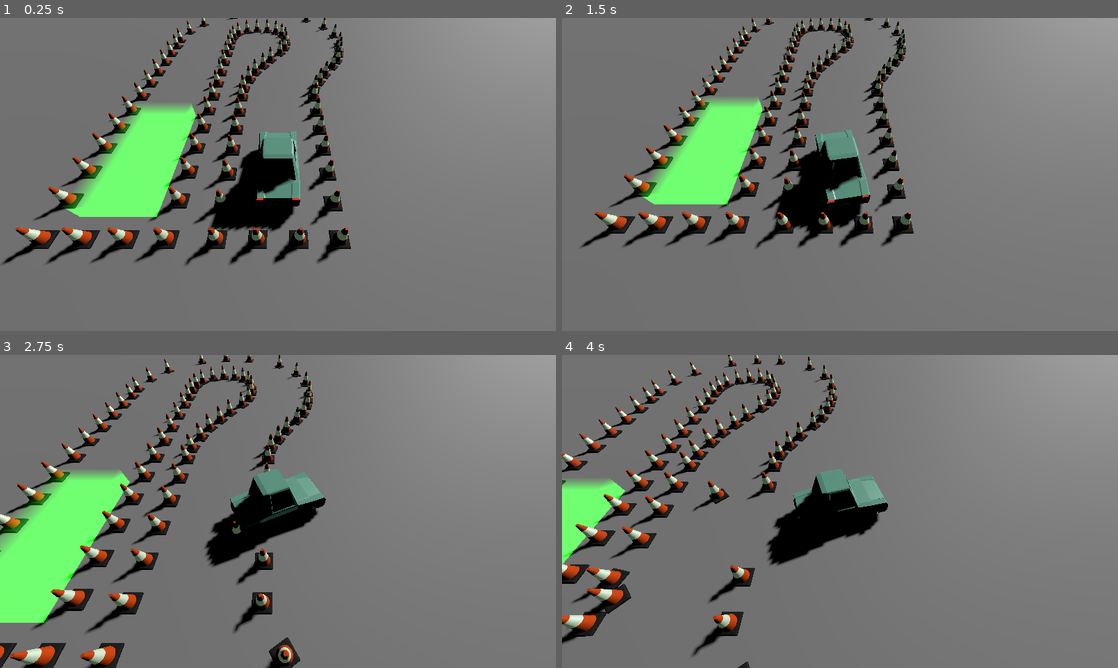
Above: before the commit, frames 1-4 (two rows, left to right).
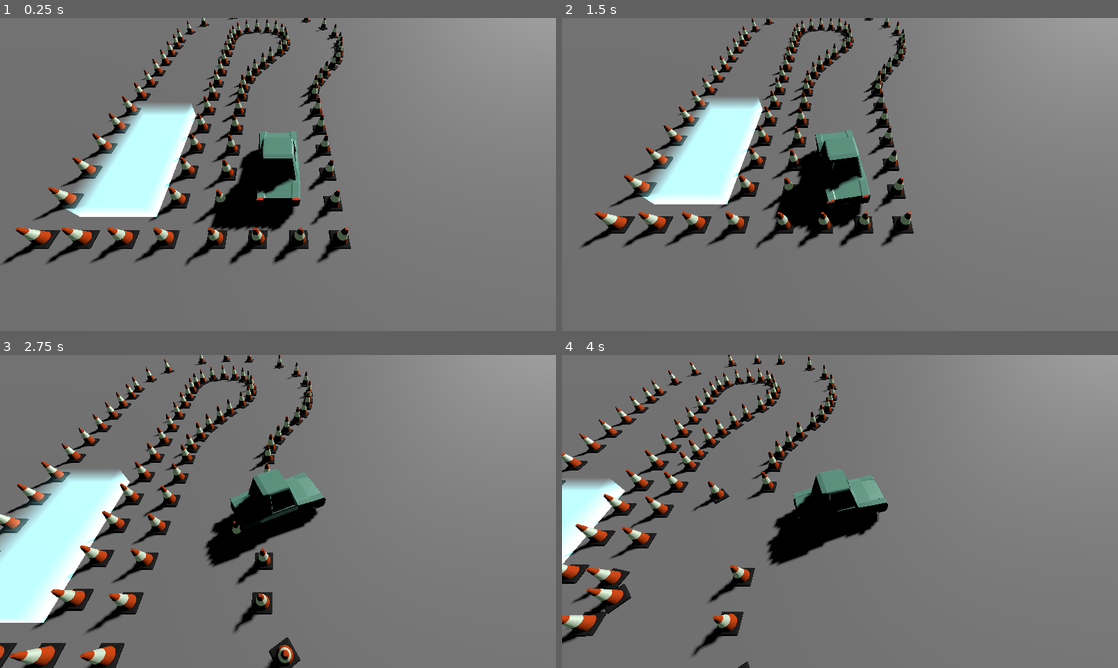
Above: after the commit, the same moments.

Repository: TomMurray/ValetV2
Game: Godot game, scene res://scenes/car_test.tscn
Same seed, same stepped clock (60 frames per second), same inputs: the game is played once before the commit and once after it.
Inputs:
- Up to frame 1 (0.25 s): no input
- Up to frame 2 (1.5 s): hold Right (steer_right) 0.53-1.28 s; hold Down (brake_reverse) from 1.28 s (still down)
- Up to frame 3 (2.75 s): release Down (brake_reverse) at 2.03 s; hold Right (steer_right) from 2.03 s (still down)
- Up to frame 4 (4 s): release Right (steer_right) at 2.78 s; hold Up (accelerate) 2.78-3.53 s; hold Left (steer_left) from 3.53 s (still down)

The runs differ from the first frame. In frame 1, 5.2% of the frame differs, in the area x 11-36%, y 27-64%; in frame 2, 4.7%; in frame 3, 6.7%, in the area x 0-24%, y 36-86%; in frame 4, 1.6%.

Commit message:
Choose a nicer colour for the objective_area glow

Diff:
--- a/scenes/objective_area.tscn
+++ b/scenes/objective_area.tscn
@@ -5,4 +5,4 @@
 [node name="objective_area" type="Node3D"]
 
 [node name="xyz_cube" parent="." instance=ExtResource("1_mjnkl")]
-base_colour = Color(0, 1, 0, 0.611765)
+base_colour = Color(0.521569, 0.913725, 0.956863, 0.611765)
